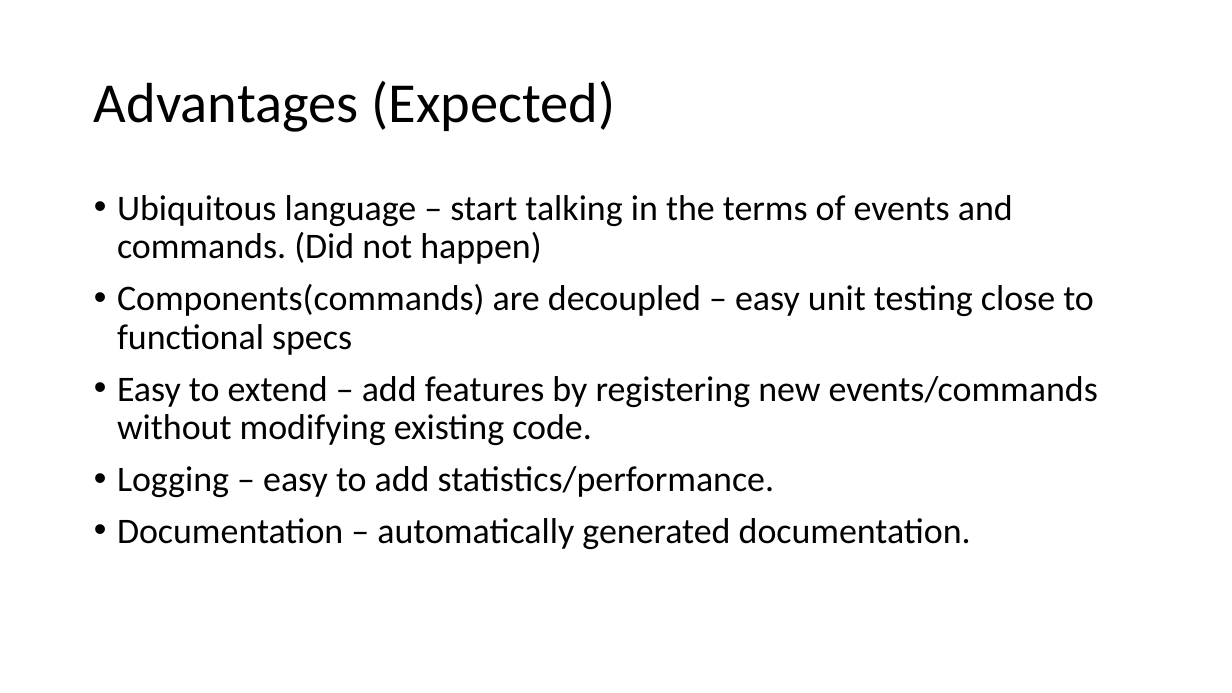
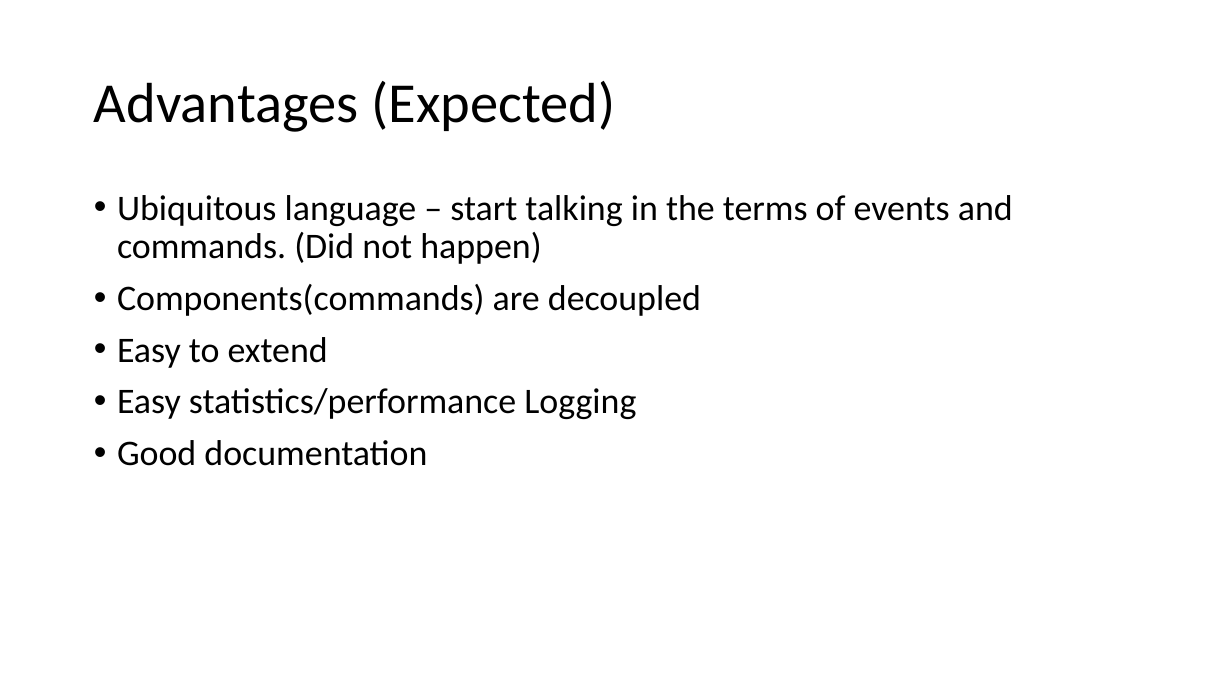
Before and after one commit to MihaiTheCoder/EventMadness, a slide deck: slide 22 of Reactive programming.pptx (slide 17 before the commit). Drawn at 1232x693 pixels with LibreOffice and Linux fonts; fonts in the diff are those of the drawing. Boxes give left, top, right and bottom in pixels: in the first picture for what was removed or moved away, otherwise in the second. Text is boxed around its words. In the diff, an @@ line names an element or a change of style, - is before the commit and + after.

```diff
--- a/Reactive programming.pptx
+++ b/Reactive programming.pptx
@@ text at bbox=[117, 284, 701, 466]: text changed @@
-• Components(commands) are decoupled – easy unit testing close to functional specs
-• Easy to extend – add features by registering new events/commands without modifying existing code.
-• Logging – easy to add statistics/performance.
-• Documentation – automatically generated documentation.
+• Components(commands) are decoupled
+• Easy to extend
+• Easy statistics/performance Logging
+• Good documentation
```
Also in this commit, not shown: 13 other slides changed, 9 slides added, 2 slides removed.
